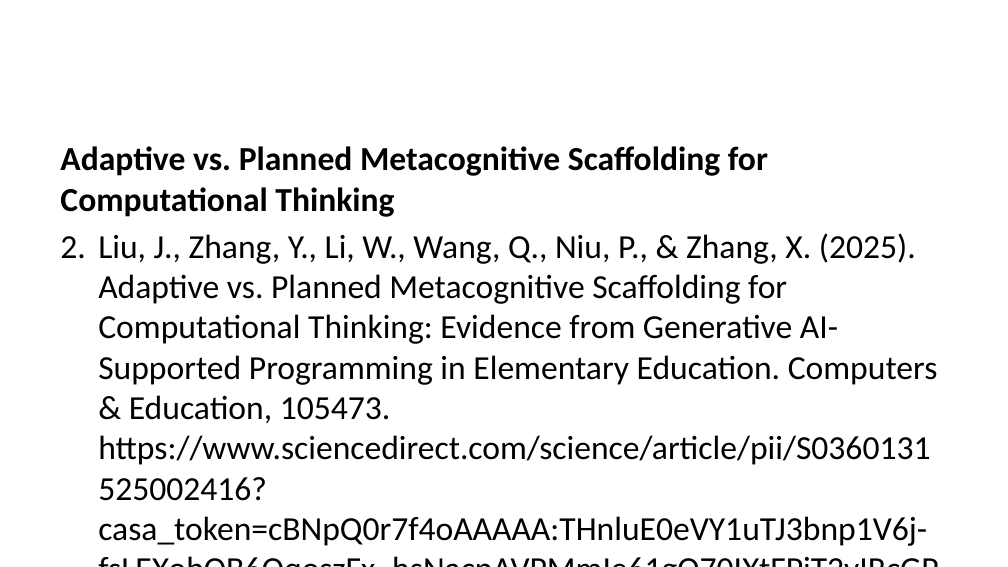
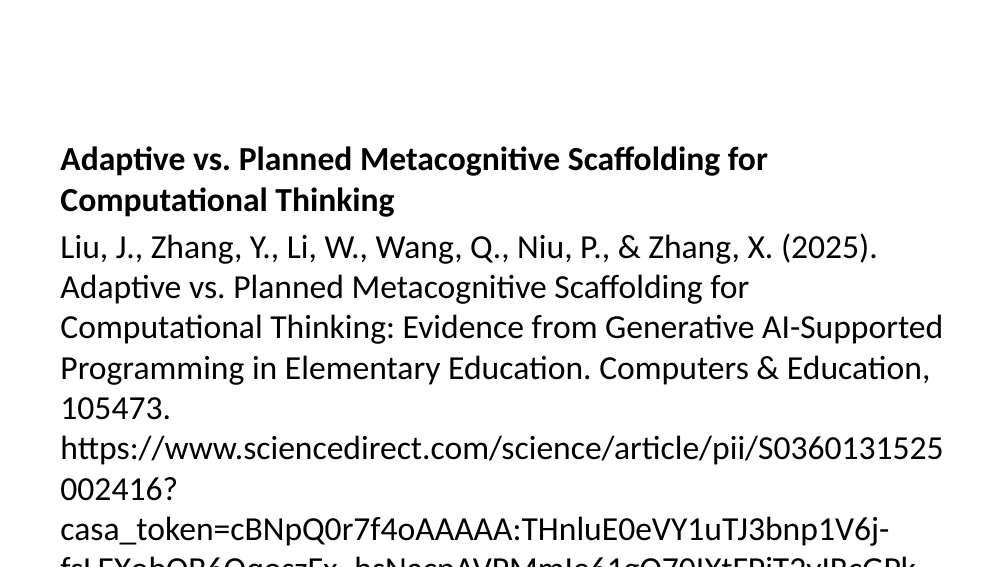
Before and after one commit to liammagee/night-owl, a slide deck: slide 23 of lectures/590-lecture-2.pptx (slide 20 before the commit). Drawn at 1008x567 pixels with LibreOffice and Linux fonts; fonts in the diff are those of the drawing. Boxes give left, top, right and bottom in pixels: in the first picture for what was removed or moved away, otherwise in the second. Text is boxed around its words. In the diff, an @@ line names an element or a change of style, - is before the commit and + after.

```diff
--- a/lectures/590-lecture-2.pptx
+++ b/lectures/590-lecture-2.pptx
@@ text at (x1=60, y1=233, x2=943, y2=546): bullet 1. to none @@
```
Also in this commit, not shown: 5 other slides changed, 4 slides added, 42 other files.
